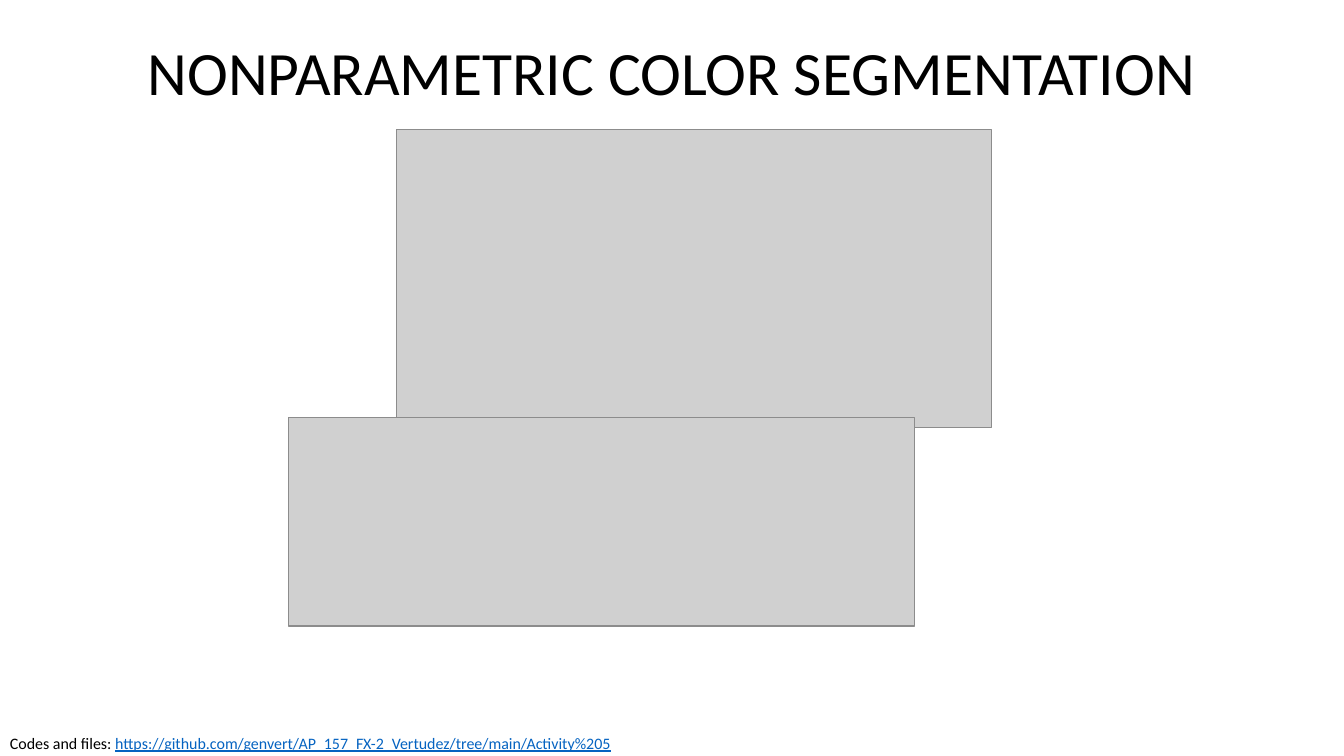
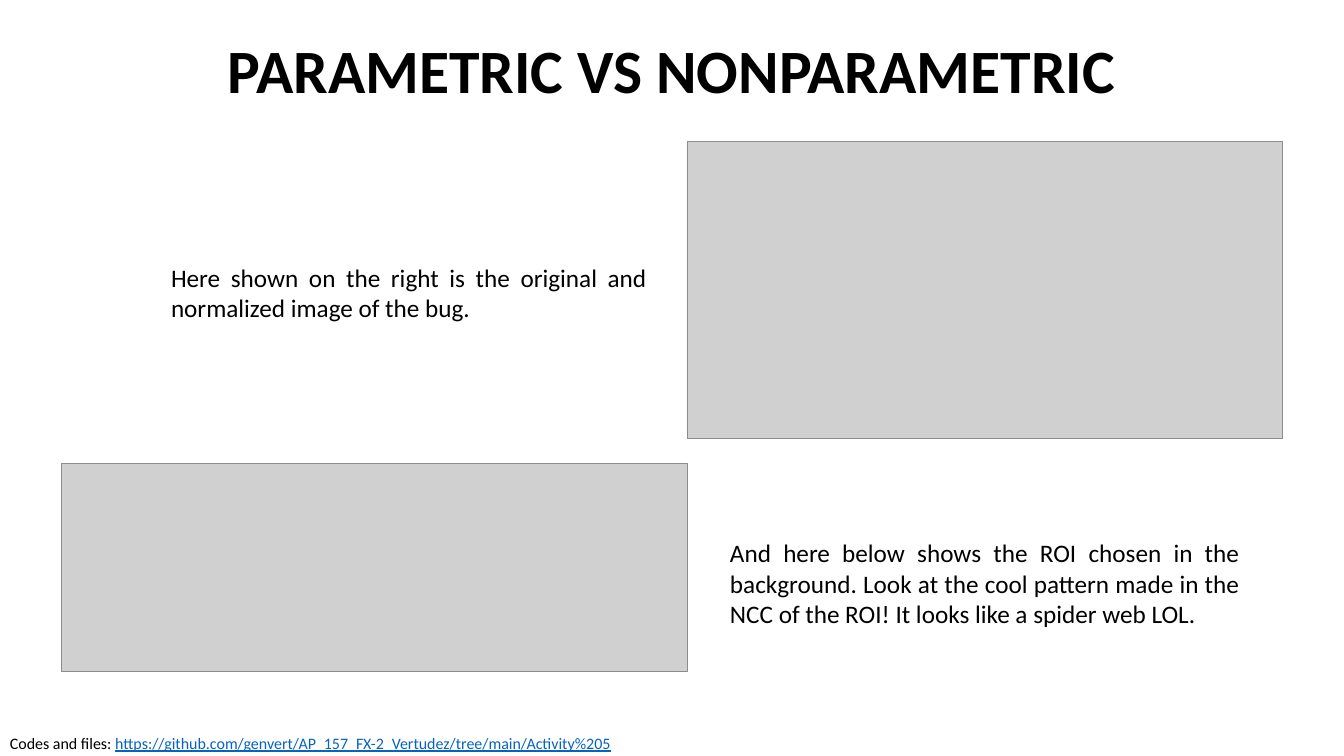
Before and after one commit to genvert/AP_157_FX-2_Vertudez, a slide deck: slide 15 of Activity 5/Vertudez_Activity_5_Report.pptx (slide 10 before the commit). Drawn at 1344x756 pixels with LibreOffice and Linux fonts; fonts in the diff are those of the drawing; grey boxes stand for pictures. Boxes give left, top, right and bottom in pixels: in the first picture for what was removed or moved away, otherwise in the second. Text is boxed around its words. In the diff, an @@ line names an element or a change of style, - is before the commit and + after.

```diff
--- a/Activity 5/Vertudez_Activity_5_Report.pptx
+++ b/Activity 5/Vertudez_Activity_5_Report.pptx
@@ text at box(228, 52, 1114, 94): text changed; bold on @@
-NONPARAMETRIC COLOR SEGMENTATION
+PARAMETRIC VS NONPARAMETRIC
@@ picture: place and size @@
-picture at box(397, 130, 992, 427)
+picture at box(688, 141, 1282, 439)
@@ text added at box(171, 269, 647, 322), 18 pt, text #000000 @@
+Here shown on the right is the original and normalized image of the bug.
@@ picture: place and size @@
-picture at box(289, 417, 915, 626)
+picture at box(62, 464, 688, 673)
@@ text added at box(730, 544, 1239, 627), 18 pt, text #000000 @@
+And here below shows the ROI chosen in the background. Look at the cool pattern made in the NCC of the ROI! It looks like a spider web LOL.
```
Also in this commit, not shown: 10 other slides changed, 6 slides added, 2 other files.
